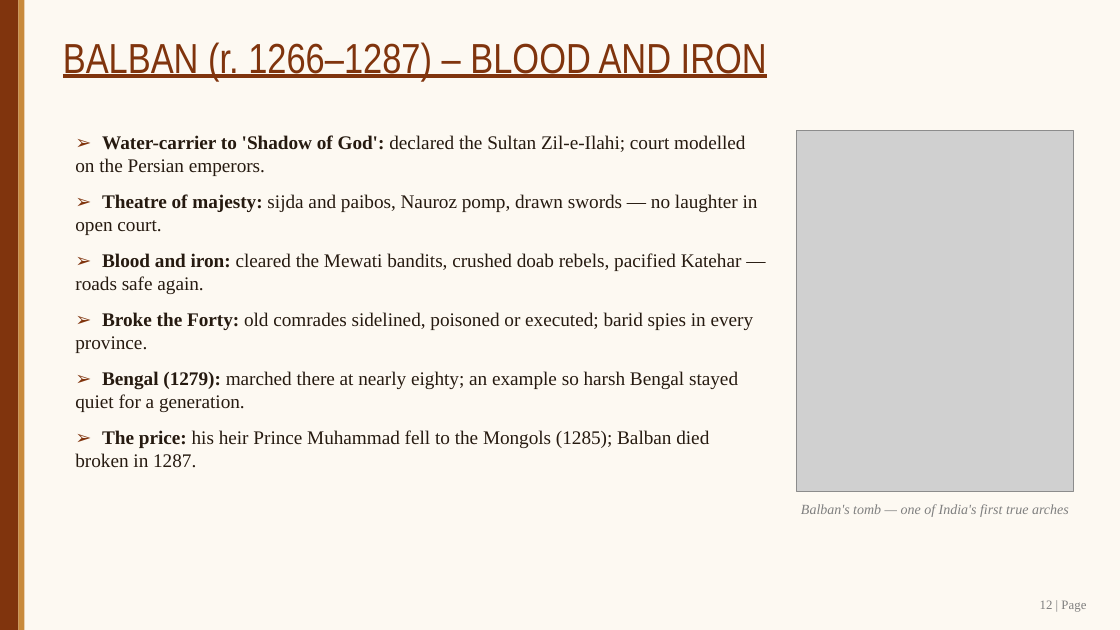
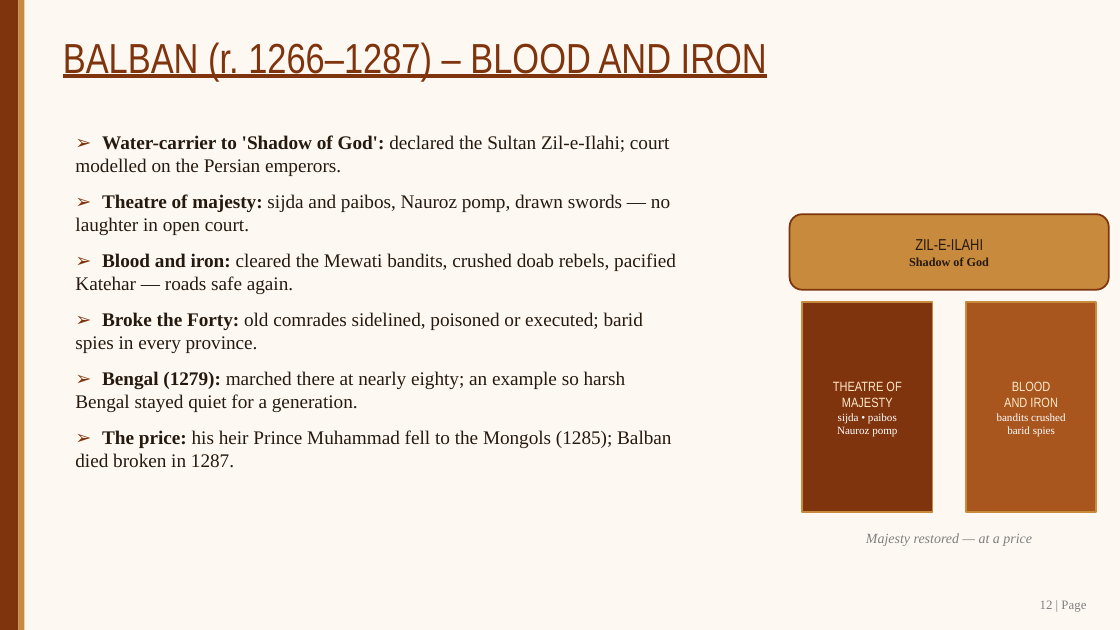
Before and after one commit to SangamSitapuri07/SIH, a slide deck: slide 12 of assignment/Slave_Dynasty_Mamluk_Presentation.pptx. Drawn at 1120x630 pixels with LibreOffice and Linux fonts; fonts in the diff are those of the drawing; grey boxes stand for pictures. Boxes give left, top, right and bottom in pixels: in the first picture for what was removed or moved away, otherwise in the second. Text is boxed around its words. In the diff, an @@ line names an element or a change of style, - is before the commit and + after.

```diff
--- a/assignment/Slave_Dynasty_Mamluk_Presentation.pptx
+++ b/assignment/Slave_Dynasty_Mamluk_Presentation.pptx
@@ text "➢ Water-carrier to 'Shadow of ..." rewrapped from bbox=[75, 135, 758, 467] to bbox=[75, 135, 676, 468] @@
@@ picture removed at bbox=[797, 130, 1074, 492] @@
@@ rounded rectangle added at bbox=[790, 214, 1109, 290], fill #C88A3C, outline #80340D 1.5 pt, 13.5 pt, text #261A10 @@
+ZIL-E-ILAHI
+Shadow of God
@@ rectangle added at bbox=[802, 302, 933, 513], fill #80340D, outline #C88A3C 1.5 pt, 9.5 pt, text #FFFFFF @@
+THEATRE OF
+MAJESTY
+sijda • paibos
+Nauroz pomp
@@ rectangle added at bbox=[966, 302, 1096, 513], fill #A8551E, outline #C88A3C 1.5 pt, 9.5 pt, text #FFFFFF @@
+BLOOD
+AND IRON
+bandits crushed
+barid spies
@@ text removed at bbox=[801, 504, 1069, 517] @@
-Balban's tomb — one of India's first true arches
@@ text added at bbox=[866, 533, 1032, 546], 12 pt, text #7F7F7F, italic @@
+Majesty restored — at a price
```
Also in this commit, not shown: 11 other slides changed, 1 other file.
